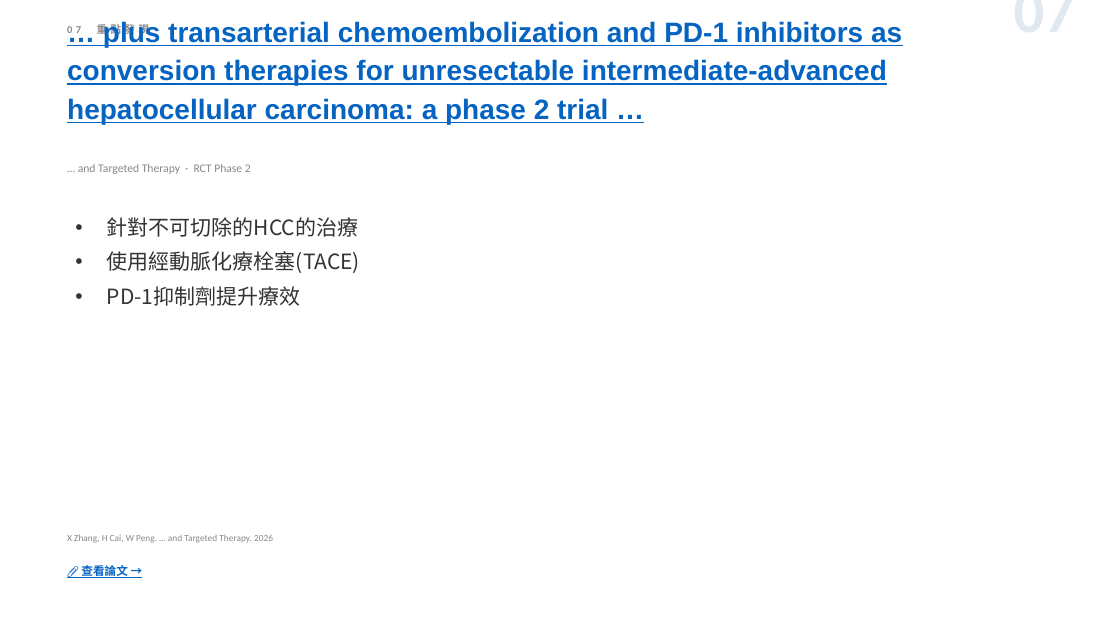
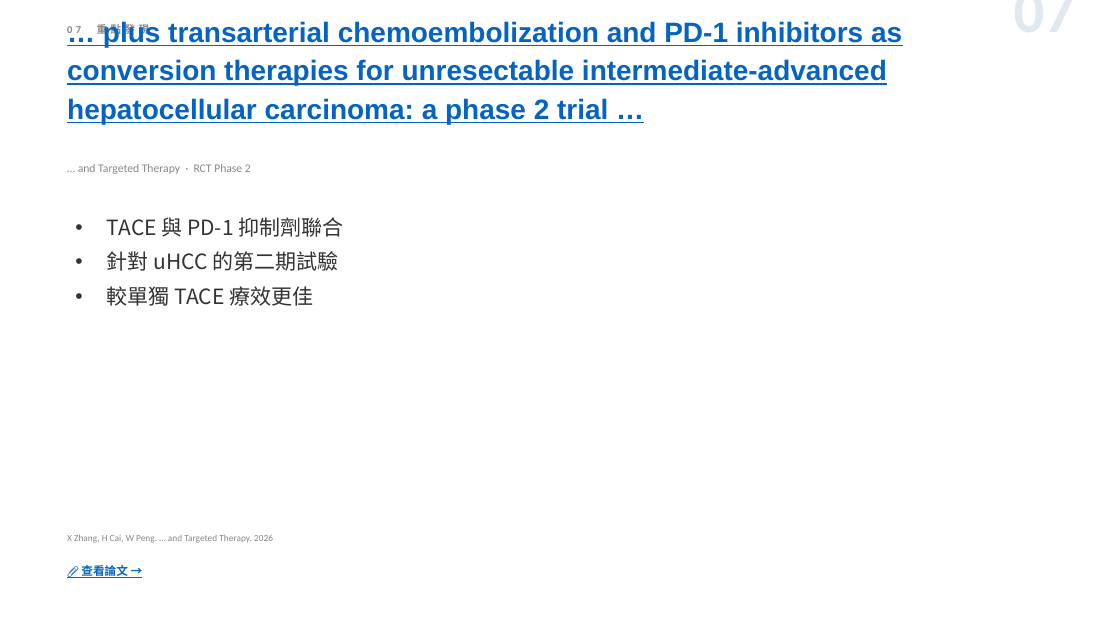
Before and after one commit to jejenhu-maker/hcc-weekly-digest, a slide deck: slide 9 of docs/digest-zh.pptx. Drawn at 1120x630 pixels with LibreOffice and Linux fonts; fonts in the diff are those of the drawing. Boxes give left, top, right and bottom in pixels: in the first picture for what was removed or moved away, otherwise in the second. Text is boxed around its words. In the diff, an @@ line names an element or a change of style, - is before the commit and + after.

```diff
--- a/docs/digest-zh.pptx
+++ b/docs/digest-zh.pptx
@@ text at (107,217,344,306): text changed @@
-• 針對不可切除的HCC的治療
-• 使用經動脈化療栓塞(TACE)
-• PD-1抑制劑提升療效
+• TACE 與 PD-1 抑制劑聯合
+• 針對 uHCC 的第二期試驗
+• 較單獨 TACE 療效更佳
```
Also in this commit, not shown: 13 other slides changed, 2 other files.
